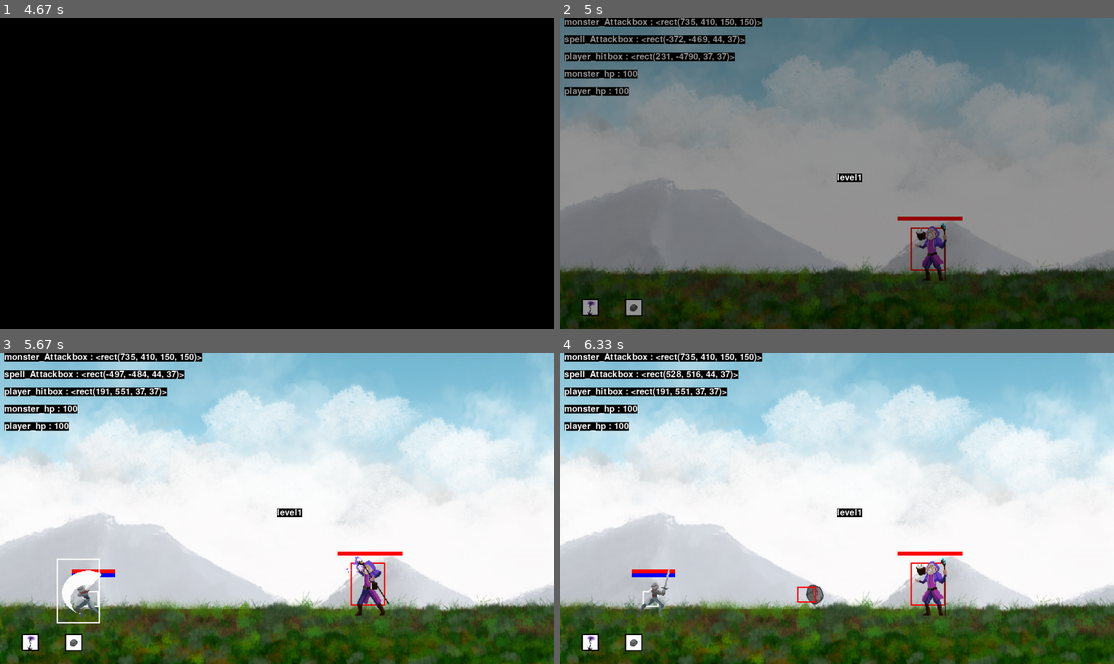
Above: before the commit, frames 1-4 (two rows, left to right).
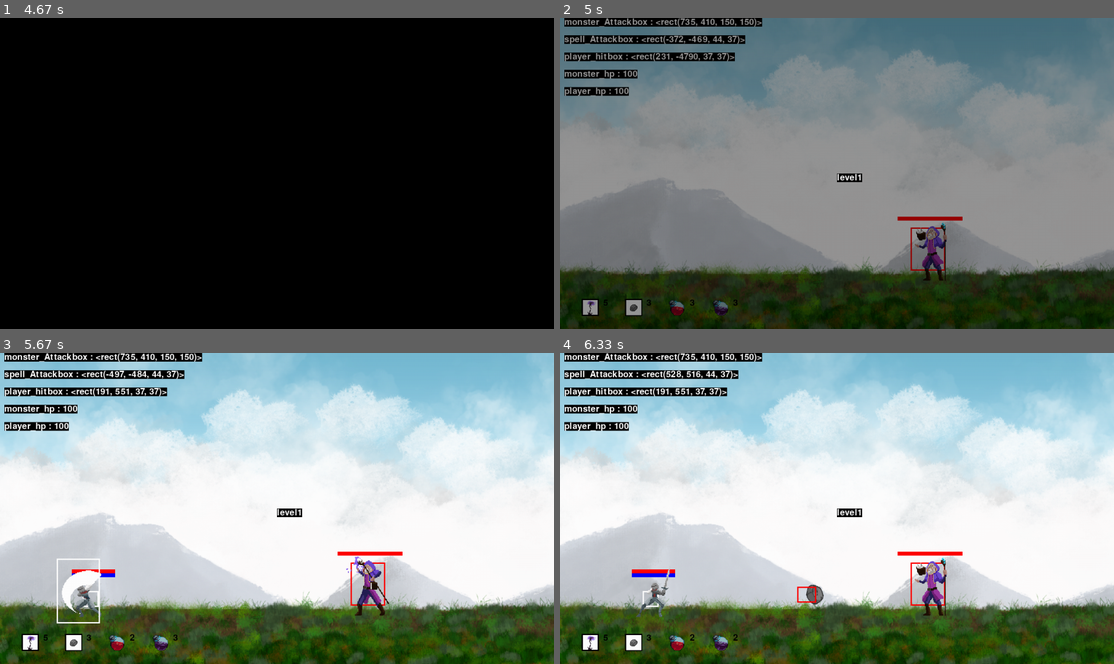
Above: after the commit, the same moments.

Repository: CSID-DGU/2022-1-OSSProj-GaCo-3
Game: pygame game, started from code/game.py
Same seed, same stepped clock (60 frames per second), same inputs: the game is played once before the commit and once after it.
Inputs (mouse positions are in pixels of both pictures, inside the frame that each line leads up to):
- Up to frame 1 (4.67 s): click (277, 173) at 0.38 s
- Up to frame 2 (5 s): tap Space at 4.9 s
- Up to frame 3 (5.67 s): hold Z from 5.23 s (still down); hold Left from 5.23 s (still down); hold A from 5.23 s (still down); tap Space at 5.3, 5.6 s
- Up to frame 4 (6.33 s): release Z at 5.77 s; release Left at 5.77 s; release A at 5.77 s; hold Left from 5.8 s (still down); hold A from 5.8 s (still down); tap Space at 5.87, 6.17 s; tap X at 5.95 s

Frame 1 is identical in both runs. In frame 2, 0.2% of the frame differs, in the area x 7-32%, y 90-96%; in frame 3, 0.3%; in frame 4, 0.3%, in the area x 7-33%, y 90-96%.

Commit message:
plus ui_potion, skill

Diff:
--- a/code/player.py
+++ b/code/player.py
@@ -27,9 +27,17 @@
         #체력
         self.hp = PLAYER_HP
         #마나
-        self.mana = PLAYER_MANA
+        self.mp = PLAYER_MP
         #무적시간
         self.hittedTime = 0
+
+        #쿨타임
+        self.thunder_cool = 5
+        self.stone_cool = 3
+
+        #포션
+        self.hp_potion = 3
+        self.mp_potion = 3
 
         #충돌관련 받아올 변수들
         #받아올 몬스터 박스들
@@ -108,6 +116,14 @@
 
     #플레이어 키이벤트
     def input(self):
+        for event in pygame.event.get():
+            #아이템사용
+            if event.type == pygame.KEYDOWN and event.key == pygame.K_z and self.hp_potion >=1:
+                self.hp_potion-=1
+                self.hp = PLAYER_HP
+            if event.type == pygame.KEYDOWN and event.key == pygame.K_x and self.mp_potion >=1:
+                self.mp_potion-=1
+                self.mp = PLAYER_MP
         keys = pygame.key.get_pressed()
 
         #정지상태
@@ -383,7 +399,7 @@
         self.healthbar[2] = PLAYER_SIZE[0]/3 / PLAYER_HP * self.hp;
         self.manabar.x = self.hitbox.x - PLAYER_SIZE[1]/12;
         self.manabar.y = self.hitbox.y + PLAYER_SIZE[1]/32 - PLAYER_SIZE[1]/6;
-        self.manabar[2] = PLAYER_SIZE[0]/3 / PLAYER_MANA * self.mana;
+        self.manabar[2] = PLAYER_SIZE[0]/3 / PLAYER_MP * self.mp;
 
         #attack animation notify
         if 'attack' in self.status:
--- a/code/scene.py
+++ b/code/scene.py
@@ -10,6 +10,9 @@
 from Bringer import *
 from random import choice
 from debug import *
+
+pygame.init()
+font = pygame.font.Font(None, 30)
 
 class Scene:
     def __init__(self, player, monster, scene_num, game_state, visible_sprites):
@@ -141,11 +144,23 @@
         # UI 추가
         self.hitbox_draw(player, monster) # player, monster 히트박스 그리기
         self.bar_draw(player, monster) # player 체력, 마나바 그리기, monster 체력바 그리기
-        self.skillicon_setting() # 스킬 아이콘 세팅
-
-        # 배경 오프셋에 맞춰 스킬 ui그리기
+        self.icon_setting() # 아이콘 세팅
+
+        # ui그리기
         self.display_surface.blit(self.skill_thunder_icon, (50, 650))
         self.display_surface.blit(self.skill_stone_icon, (150, 650))
+        self.display_surface.blit(self.Health_Potion_icon, (250, 650))
+        self.display_surface.blit(self.Mana_Potion_icon, (350, 650))
+
+        # 글자쓰기
+        debug_surf = font.render(str(player.thunder_cool), True, (0, 0, 0)) #낙뢰마법 쿨
+        self.display_surface.blit(debug_surf, (100, 650))
+        debug_surf = font.render(str(player.stone_cool), True, (0, 0, 0)) #염력마법 쿨
+        self.display_surface.blit(debug_surf, (200, 650))
+        debug_surf = font.render(str(player.hp_potion), True, (0, 0, 0)) #체력포션 개수
+        self.display_surface.blit(debug_surf, (300, 650))
+        debug_surf = font.render(str(player.mp_potion), True, (0, 0, 0)) #마나포션 개수
+        self.display_surface.blit(debug_surf, (400, 650))
 
         self.offset_transfer(player, monster) # player, monster에게 오프셋 전달
         self.hitbox_attackbox_transfer(player, monster) # player, monster에게 서로의 hitbox, attackbox 전달
@@ -218,10 +233,16 @@
         pygame.draw.rect(self.display_surface, (255, 0, 0),
                          sub_Coordinate(monster.healthbar, (self.offset[0], self.offset[1], 0, 0)), 0)
 
-    def skillicon_setting(self):
-        #스킬아이콘 세팅
+    def icon_setting(self):
+        #아이콘 세팅
         self.skill_thunder_icon = pygame.image.load('image/UI/thunder_icon.png')
         self.skill_thunder_icon = pygame.transform.scale(self.skill_thunder_icon, (40, 40))
 
         self.skill_stone_icon = pygame.image.load('image/UI/stone_icon.png')
         self.skill_stone_icon = pygame.transform.scale(self.skill_stone_icon, (40, 40))
+
+        self.Health_Potion_icon = pygame.image.load('image/UI/Health_Potion.png')
+        self.Health_Potion_icon = pygame.transform.scale(self.Health_Potion_icon, (40, 40))
+
+        self.Mana_Potion_icon = pygame.image.load('image/UI/Mana_Potion.png')
+        self.Mana_Potion_icon = pygame.transform.scale(self.Mana_Potion_icon, (40, 40))
--- a/code/settings.py
+++ b/code/settings.py
@@ -6,7 +6,7 @@
 
 # characters hp info
 PLAYER_HP = 100
-PLAYER_MANA = 100
+PLAYER_MP = 100
 ABYSS_HP = 100
 BRINGER_HP = 150
 
Renamed: image/UI/Health_Potion_2.png -> image/UI/Health_Potion.png
Renamed: image/UI/Mana_Potion_2.png -> image/UI/Mana_Potion.png
